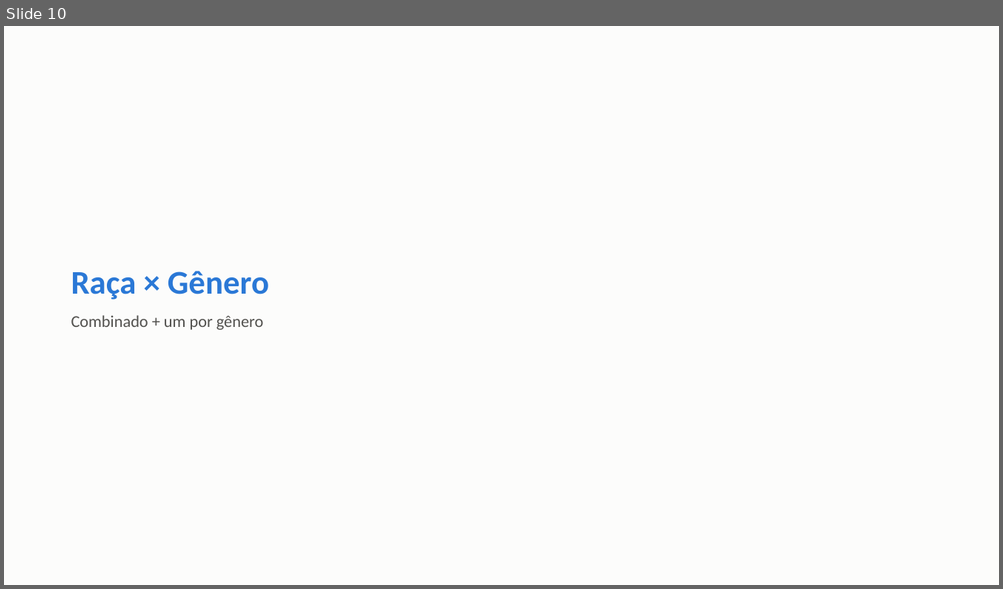
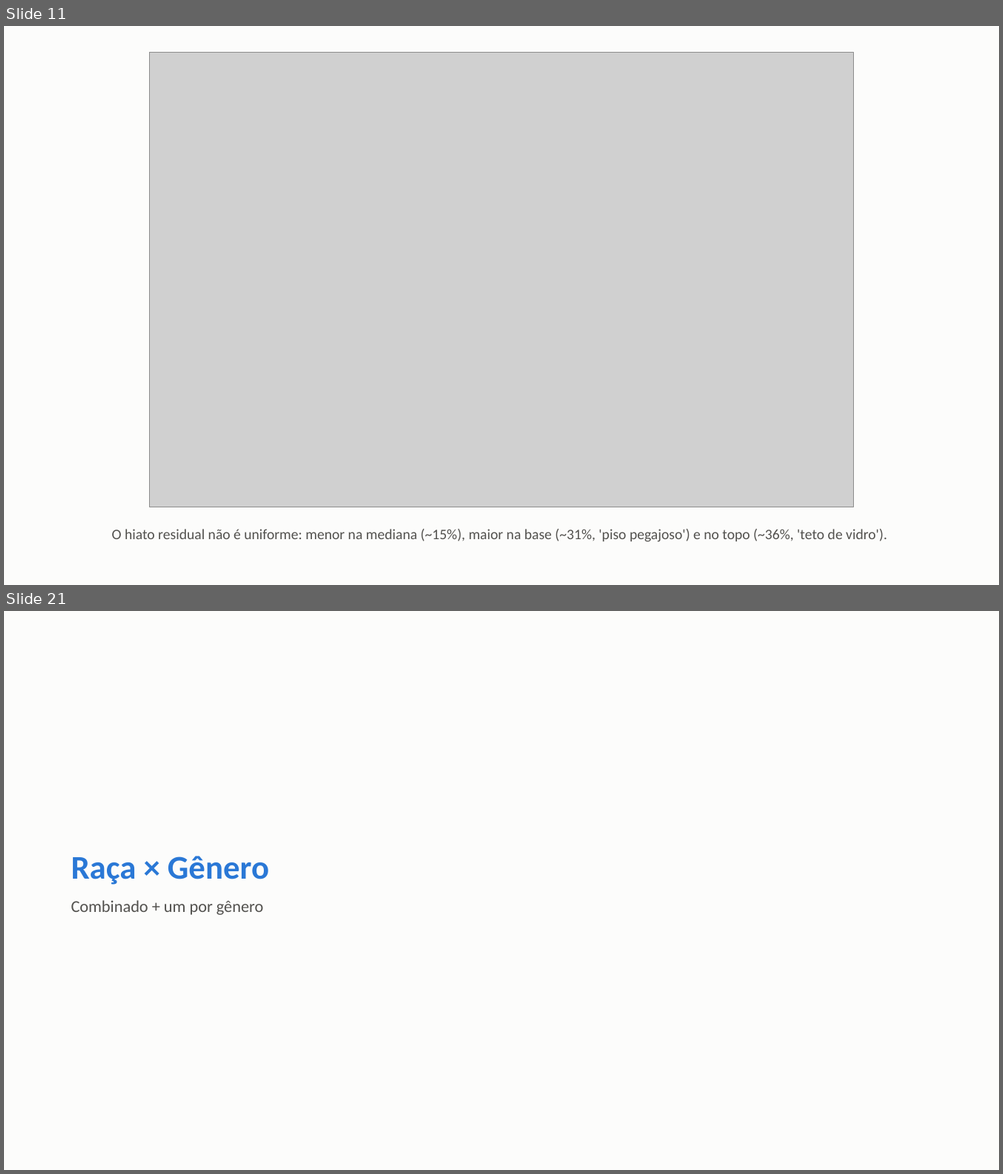
Before and after one commit to FelipeSantanaJ/Hub-Racial-Brasil, a slide deck: docs/Datahub_Racial_Brasil_Fase1.pptx. Shown one above the other, each under a label of ours: slide 10 before the commit, slides 11 and 21 after it; the slides between them are not shown. The pictures are 1003x589 and 1003x1174 pixels, drawn with LibreOffice and Linux fonts; fonts in the diff are those of the drawing; grey boxes stand for pictures. Boxes give left, top, right and bottom in pixels: in the first picture for what was removed or moved away, otherwise in the second. Text is boxed around its words. In the diff, an @@ line names an element or a change of style, - is before the commit and + after.

Commit message:
Aprofunda a Fase 1: Oaxaca-Blinder, hiato regional, segregação, quebra estrutural
Aplica teste de significância formal ao resíduo da decomposição do hiato
Branca-Negra via regressão (Oaxaca-Blinder + RIF por quantil, novas funções
em pnadc_core.py, validadas com dado sintético) — resíduo de +22% (p<0,001),
convergindo com os 24% da padronização direta. Descobre um padrão em U: o
hiato residual é menor na mediana (~15%) e maior na base (~31%) e no topo
(~36%) da distribuição de renda.

Adiciona: hiato racial por Região (Welch), índice de segregação ocupacional
de Duncan, teste de quebra estrutural (tipo Chow) nos 3 eventos já mapeados
(reforma trabalhista, reforma da previdência, recessão 2015-16) — os 3
significativos. Traz 4 variáveis novas da PNAD: informalidade/carteira
assinada, renda por hora (mostra que o hiato não vem de jornada menor),
alfabetização (60+) e desalento entre quem está fora da força de trabalho.

Corrige um bug real de decodificação (VD4009 zero-padded, dava NULL
silencioso) e descarta frequência escolar (V3014) por cobertura amostral
não explicada (~6-8%, não bate com rotação de painel nem com V3001).

53 gráficos (era 44), apresentação com 69 slides (era 58).

```diff
--- a/docs/Datahub_Racial_Brasil_Fase1.pptx
+++ b/docs/Datahub_Racial_Brasil_Fase1.pptx
@@ slide 11 added at box(4, 26, 999, 585), background #FCFCFB @@
@@ picture added at box(150, 52, 853, 507) @@
@@ text added at box(112, 529, 887, 543), 14 pt, text #52514E @@
+O hiato residual não é uniforme: menor na mediana (~15%), maior na base (~31%, 'piso pegajoso') e no topo (~36%, 'teto de vidro').
@@ what was slide 10 is now slide 21 @@
```
Also in this commit, not shown: 10 other slides added, 34 other files.
